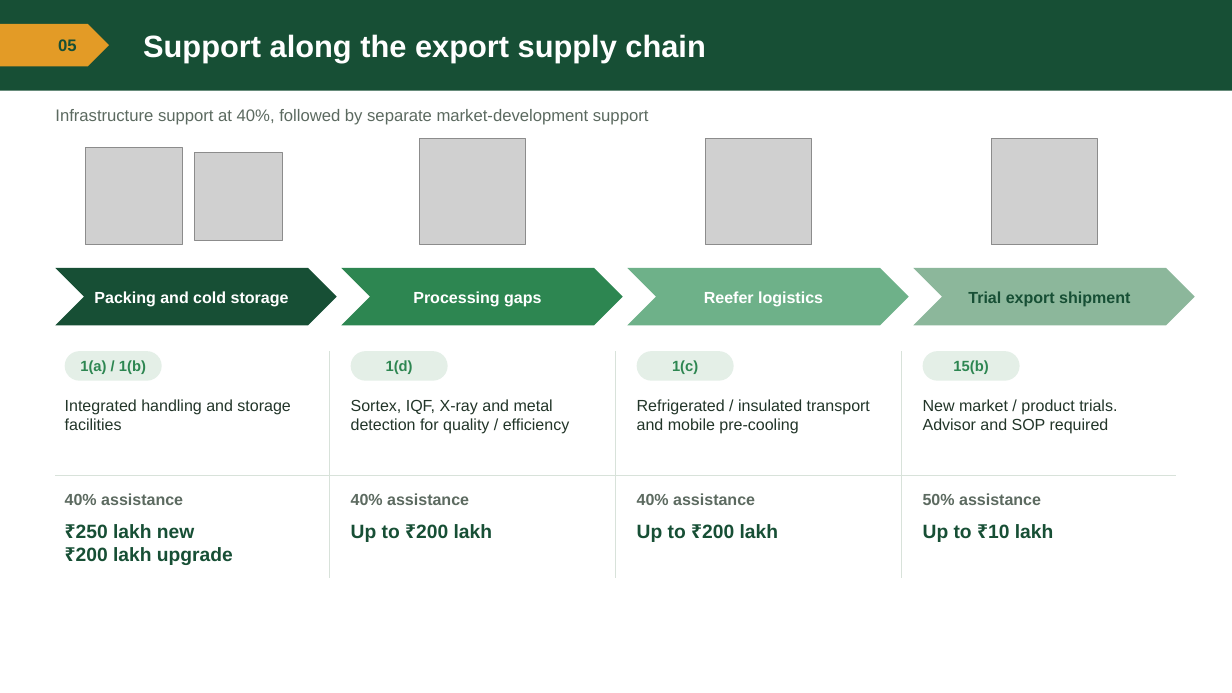
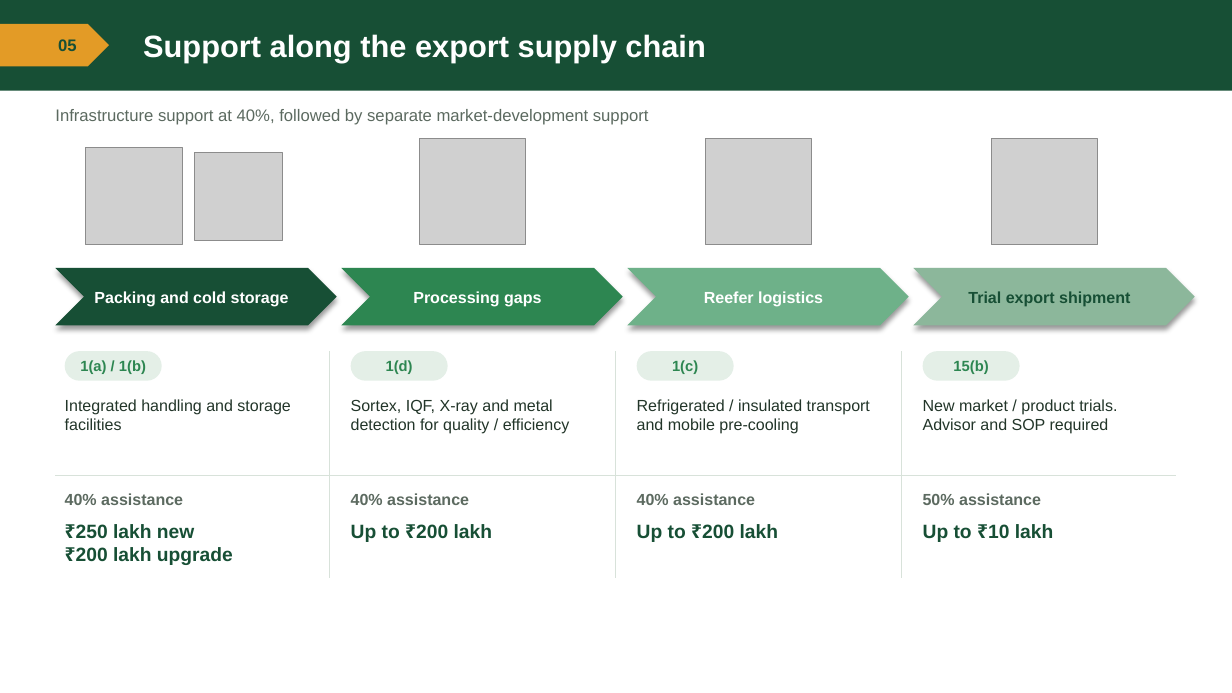
Before and after one commit to BantheFox012/FM, a slide deck: slide 5 of APEDA_BKNY_Standard_40_Percent.pptx. Drawn at 1232x693 pixels with LibreOffice and Linux fonts; fonts in the diff are those of the drawing; grey boxes stand for pictures. Boxes give left, top, right and bottom in pixels: in the first picture for what was removed or moved away, otherwise in the second. Text is boxed around its words. In the diff, an @@ line names an element or a change of style, - is before the commit and + after.

```diff
--- a/APEDA_BKNY_Standard_40_Percent.pptx
+++ b/APEDA_BKNY_Standard_40_Percent.pptx
@@ shadow on in 4 elements at (x1=55, y1=268, x2=336, y2=325), (x1=341, y1=268, x2=622, y2=325), (x1=628, y1=268, x2=909, y2=325), (x1=913, y1=268, x2=1194, y2=325) @@
```
Also in this commit, not shown: 2 other slides changed.
